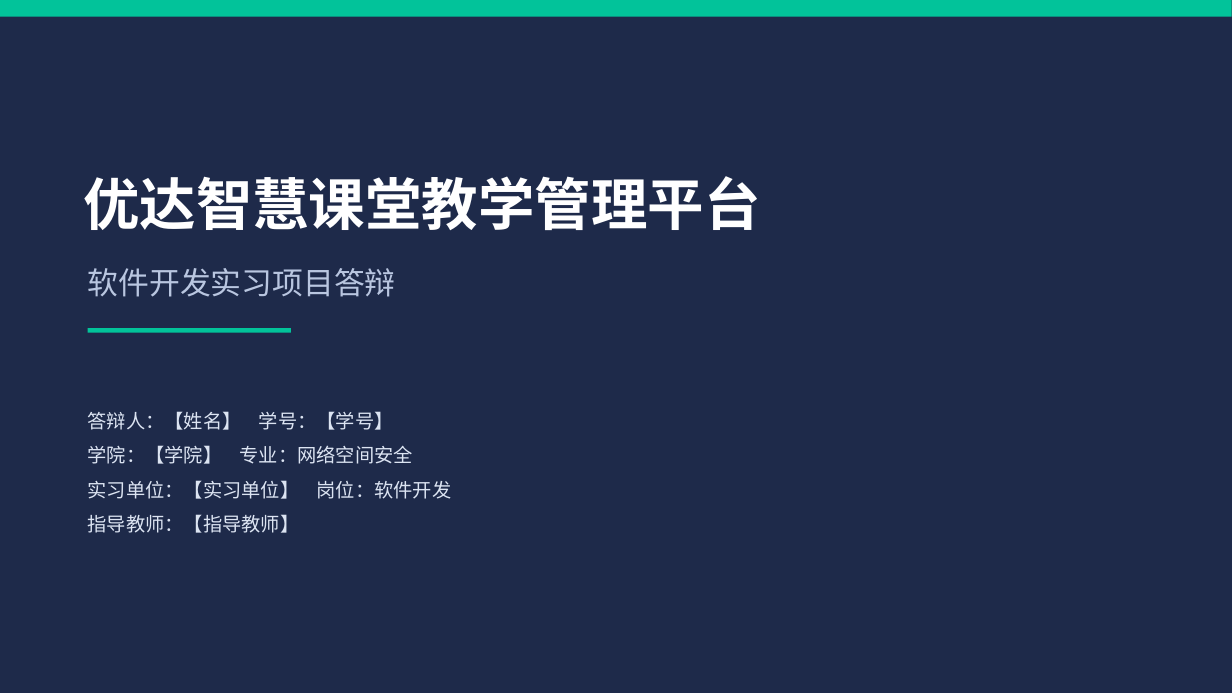
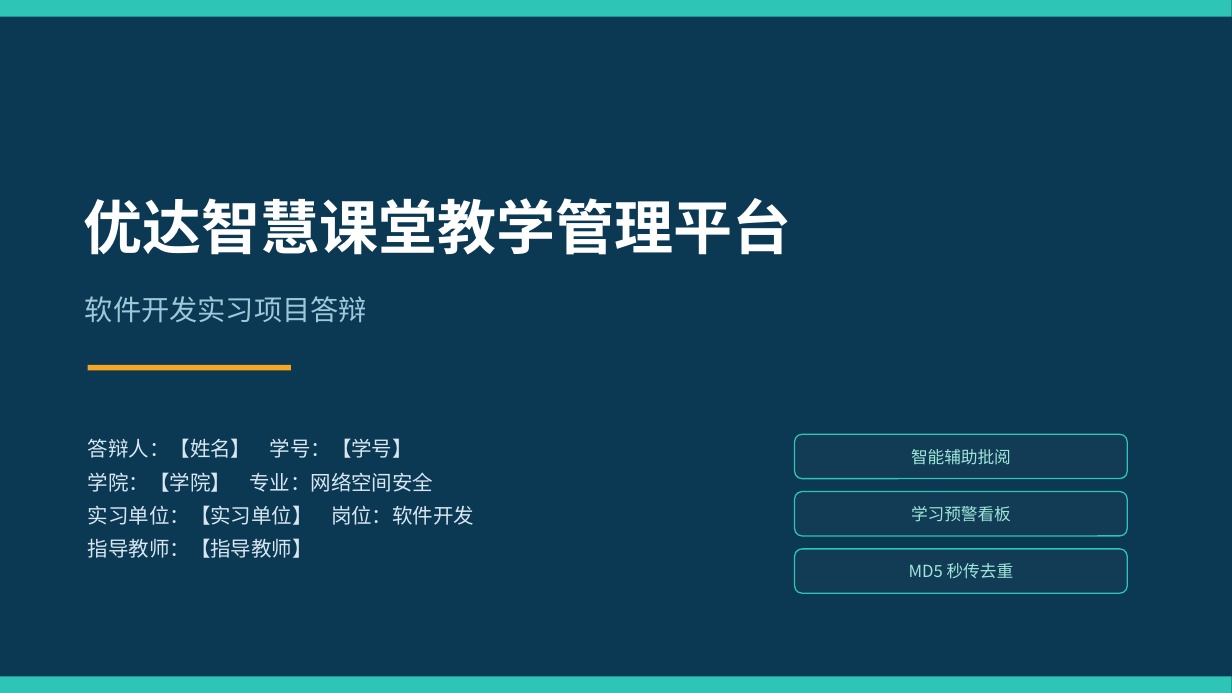
Before and after one commit to CloudGiaohaooo/smart-classroom, a slide deck: slide 1 of 答辩材料/答辩PPT.pptx. Drawn at 1232x693 pixels with LibreOffice and Linux fonts; fonts in the diff are those of the drawing. Boxes give left, top, right and bottom in pixels: in the first picture for what was removed or moved away, otherwise in the second. Text is boxed around its words. In the diff, an @@ line names an element or a change of style, - is before the commit and + after.

Commit message:
feat: traceId链路追踪 + 研究味文档(决策/评估/局限/问题) + 重做答辩PPT
按导师+HR双视角评审补齐：可观测性、主张—证据、诚实边界、设计决策。

- 后端：TraceIdFilter + logback 模板 + 2 个单测；SecurityConfig 暴露 X-Trace-Id
- 新增 docs/DESIGN_DECISIONS / EVALUATION / LIMITATIONS / PROBLEM
- README 顶部重写：30 秒电梯陈述 + 量化结果 + 闭环故事线 + 文档索引
- 重做两份答辩 PPT（吸收量化结果 / 技术决策 / 评估局限 / 三个工程尝试）
- 答辩话术 4 份同步更新（含 traceId 与设计决策问答）

mvn test 61 全绿（含 2 个 traceId 单测，Testcontainers 无 Docker 自动跳过 2）

```diff
--- a/答辩材料/答辩PPT.pptx
+++ b/答辩材料/答辩PPT.pptx
@@ background #1E2A4A to #0B3954 @@
@@ rectangle at [0, 0, 1232, 17]: fill #02C39A to #2EC4B6 @@
@@ text "优达智慧课堂教学管理平台": place and size @@
-text "优达智慧课堂教学管理平台" at [83, 176, 761, 230]
+text "优达智慧课堂教学管理平台" at [83, 198, 791, 255]
@@ text "优达智慧课堂教学管理平台" at [83, 198, 791, 255]: size 44 to 46 pt @@
@@ text "软件开发实习项目答辩": place and size @@
-text "软件开发实习项目答辩" at [88, 268, 396, 297]
+text "软件开发实习项目答辩" at [85, 296, 367, 323]
@@ text "软件开发实习项目答辩" at [85, 296, 367, 323]: size 24 to 22 pt, text colour #B9C6E0 to #9FC8DB @@
@@ rectangle: place and size @@
-rectangle at [88, 328, 291, 333]
+rectangle at [88, 365, 291, 371]
@@ rectangle at [88, 365, 291, 371]: fill #02C39A to #F5A623 @@
@@ text "答辩人：【姓名】 学号：【学号】": place and size @@
-text "答辩人：【姓名】 学号：【学号】" at [88, 411, 452, 533]
+text "答辩人：【姓名】 学号：【学号】" at [88, 438, 474, 558]
@@ text "答辩人：【姓名】 学号：【学号】" at [88, 438, 474, 558]: size 15 to 16 pt, text colour #DCE4F2 to #D7E6F0; line spacing 1.5 to 1.35 @@
@@ rounded rectangle added at [795, 434, 1128, 479], fill #123B55, outline #2EC4B6 1 pt @@
@@ text added at [911, 449, 1011, 465], 13 pt, text #9FE6DA @@
+智能辅助批阅
@@ rounded rectangle added at [795, 492, 1128, 536], fill #123B55, outline #2EC4B6 1 pt @@
@@ text added at [911, 506, 1011, 522], 13 pt, text #9FE6DA @@
+学习预警看板
@@ rounded rectangle added at [795, 549, 1128, 593], fill #123B55, outline #2EC4B6 1 pt @@
@@ text added at [909, 563, 1014, 579], 13 pt, text #9FE6DA @@
+MD5 秒传去重
@@ rectangle added at [0, 677, 1232, 693], fill #2EC4B6 @@
```
Also in this commit, not shown: 7 other slides changed, 10 slides added, 6 slides removed, 17 other files.
